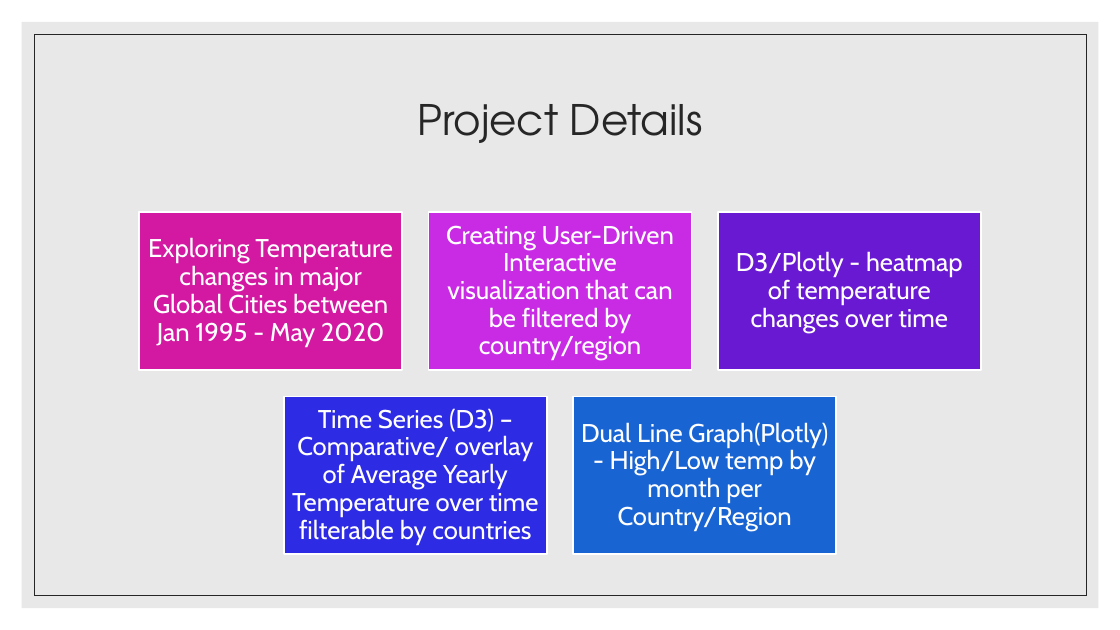
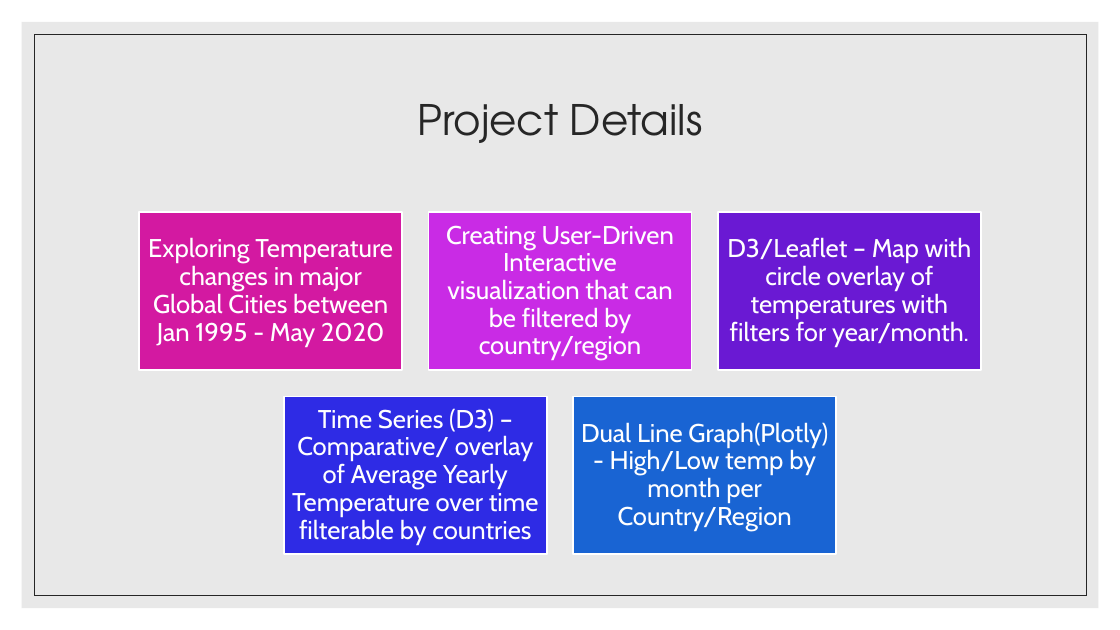
Before and after one commit to emedina2/Project-2_Team-3, a slide deck: slide 4 of Project2_Team3-Intro.pptx. Drawn at 1120x630 pixels with LibreOffice and Linux fonts; fonts in the diff are those of the drawing. Boxes give left, top, right and bottom in pixels: in the first picture for what was removed or moved away, otherwise in the second. Text is boxed around its words. In the diff, an @@ line names an element or a change of style, - is before the commit and + after.

```diff
--- a/Project2_Team3-Intro.pptx
+++ b/Project2_Team3-Intro.pptx
@@ text at [727, 237, 972, 346]: text changed @@
-D3/Plotly - heatmap of temperature changes over time
+D3/Leaflet – Map with circle overlay of temperatures with filters for year/month.
```
Also in this commit, not shown: 1 other slide changed.
